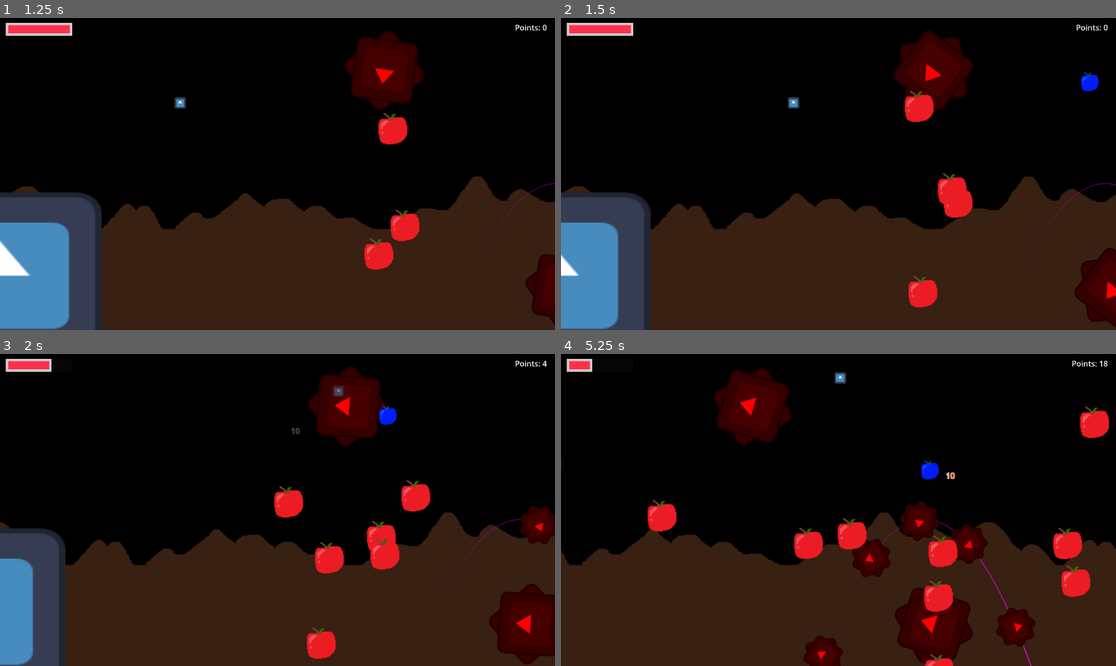
Above: before the commit, frames 1-4 (two rows, left to right).
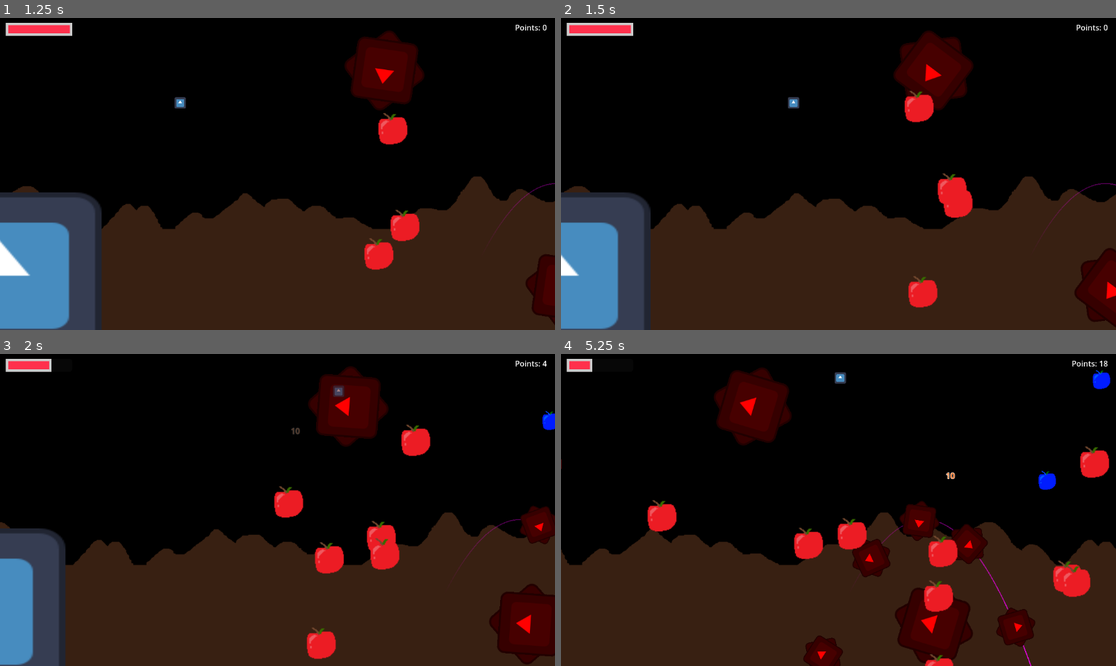
Above: after the commit, the same moments.

Repository: Kurooco/HonorsProject
Game: Godot game, scene res://globals/level_handler.tscn
The game is run twice, just before and just after one commit, with the same random seed, the same clock (stepped at 60 frames per second) and the same inputs. The engine's default icon, where the game draws it, is replaced by a stand-in: a white triangle on a blue panel in a dark square.
Inputs:
- Up to frame 1 (1.25 s): hold Right (right) from 0.53 s (still down); tap Up (jump) at 0.6, 0.77, 1.07 s
- Up to frame 2 (1.5 s): keep holding Right (right); tap Down (dive) at 1.35 s
- Up to frame 3 (2 s): keep holding Right (right); tap Up (jump) at 1.52, 1.55, 1.82 s
- Up to frame 4 (5.25 s): release Right (right) at 2.03 s; hold Left (left) 2.03-2.78 s; hold Space (shoot) 2.03-2.78 s; tap Up (jump) at 2.3, 2.85, 3.02, 3.32, 3.77, 3.8, 4.07, 4.52, 4.55, 4.82, 5.1 s; hold Right (right) 2.78-4.28 s; hold Down (dive) 3.53-4.28 s; hold Left (left) 4.28-5.03 s; tap Space (shoot) at 4.35 s; hold Right (right) from 5.03 s (still down)

Frame 1 is identical in both runs. In frame 2, 0.2% of the frame differs, in the area x 93-97%, y 17-24%; in frame 3, 1.1%; in frame 4, 2.0%, in the area x 64-99%, y 5-77%.

Commit message:
adjusted enemy behavior

Diff:
--- a/project.godot
+++ b/project.godot
@@ -18,6 +18,10 @@
 [autoload]
 
 Autoload="*res://globals/Autoload.gd"
+
+[global_group]
+
+enemy=""
 
 [input]
 
--- a/scenes/level_objects/assist/acorn.gd
+++ b/scenes/level_objects/assist/acorn.gd
@@ -4,3 +4,6 @@
 func collect():
 	super()
 	queue_free()
+
+func _process(delta):
+	rotation += delta*2
--- a/scenes/level_objects/assist/food.gd
+++ b/scenes/level_objects/assist/food.gd
@@ -5,3 +5,4 @@
 func jump_on():
 	$ArcMover.velocity.y = 700
 	set_deferred("monitorable", false)
+	remove_from_group("food")
--- a/scenes/level_objects/hazards/enemy.gd
+++ b/scenes/level_objects/hazards/enemy.gd
@@ -1,7 +1,8 @@
 extends CharacterBody2D
 
 
-const SPEED = 25.0
+const SPEED = 45.0
+const ATTACK_SPEED = 25
 const MAX_JUMP_VELOCITY = -500.0
 const JUMP_VELOCITY_DECLINE = 100
 const BOUNCE_VELOCITY = -400
@@ -10,9 +11,11 @@
 var consecutive_bounces = 0
 var acorns = 0
 var can_jump = true
+var current_speed = SPEED
+var on_screen = false
 
 func _ready():
-	set_process(false)
+	set_physics_process(false)
 
 func _physics_process(delta):
 	var target = null
@@ -24,8 +27,10 @@
 				min_dist = global_position.distance_to(i.global_position)
 				closest_food = i
 		target = closest_food
+		current_speed = SPEED
 	else:
 		target = Autoload.player
+		current_speed = ATTACK_SPEED
 
 	# Add the gravity.
 	if not is_on_floor():
@@ -47,9 +52,13 @@
 		# Move left and right
 		var direction = abs(target.position.x - position.x)/(target.position.x - position.x)
 		if direction:
-			velocity.x += direction * SPEED
-		velocity.x = lerp(velocity.x, 0.0, 1 - pow(.05, delta))
+			velocity.x += direction * current_speed
+		velocity.x = lerp(velocity.x, 0.0, 1 - pow(.005, delta))
 
+		#Avoid other enemies
+		for enemy in get_tree().get_nodes_in_group("enemy"):
+			if(enemy.on_screen && enemy != self):
+				velocity += (position - enemy.position)/(position.distance_squared_to(enemy.position)*5)
 
 	move_and_slide()
 
@@ -66,4 +75,5 @@
 
 
 func _on_visible_on_screen_notifier_2d_screen_entered():
-	set_process(true)
+	set_physics_process(true)
+	on_screen = true
--- a/scenes/level_objects/hazards/enemy.tscn
+++ b/scenes/level_objects/hazards/enemy.tscn
@@ -7,7 +7,7 @@
 
 [sub_resource type="RectangleShape2D" id="RectangleShape2D_2xud0"]
 
-[node name="Enemy" type="CharacterBody2D"]
+[node name="Enemy" type="CharacterBody2D" groups=["enemy"]]
 collision_layer = 0
 script = ExtResource("1_kuaqs")
 
--- a/scenes/levels/level_1.tscn
+++ b/scenes/levels/level_1.tscn
@@ -92,6 +92,7 @@
 [node name="FoodSpawner2" parent="." instance=ExtResource("3_nsrm0")]
 position = Vector2(2925, 63)
 curve = SubResource("Curve2D_dga24")
+spawn_time = 0.2
 y_range = Vector2(-800, -500)
 x_range = Vector2(-300, 300)
 
@@ -137,4 +138,19 @@
 velocity = Vector2(-500, -300)
 
 [node name="Enemy" parent="." instance=ExtResource("10_qxy0u")]
-position = Vector2(1244, -154)
+position = Vector2(1090, -183)
+
+[node name="Enemy2" parent="." instance=ExtResource("10_qxy0u")]
+position = Vector2(774, -134)
+
+[node name="Enemy3" parent="." instance=ExtResource("10_qxy0u")]
+position = Vector2(2887, -178)
+
+[node name="Enemy4" parent="." instance=ExtResource("10_qxy0u")]
+position = Vector2(3020, 68)
+
+[node name="Enemy5" parent="." instance=ExtResource("10_qxy0u")]
+position = Vector2(2544.33, 67.933)
+
+[node name="Enemy6" parent="." instance=ExtResource("10_qxy0u")]
+position = Vector2(3216.35, -78.2208)
